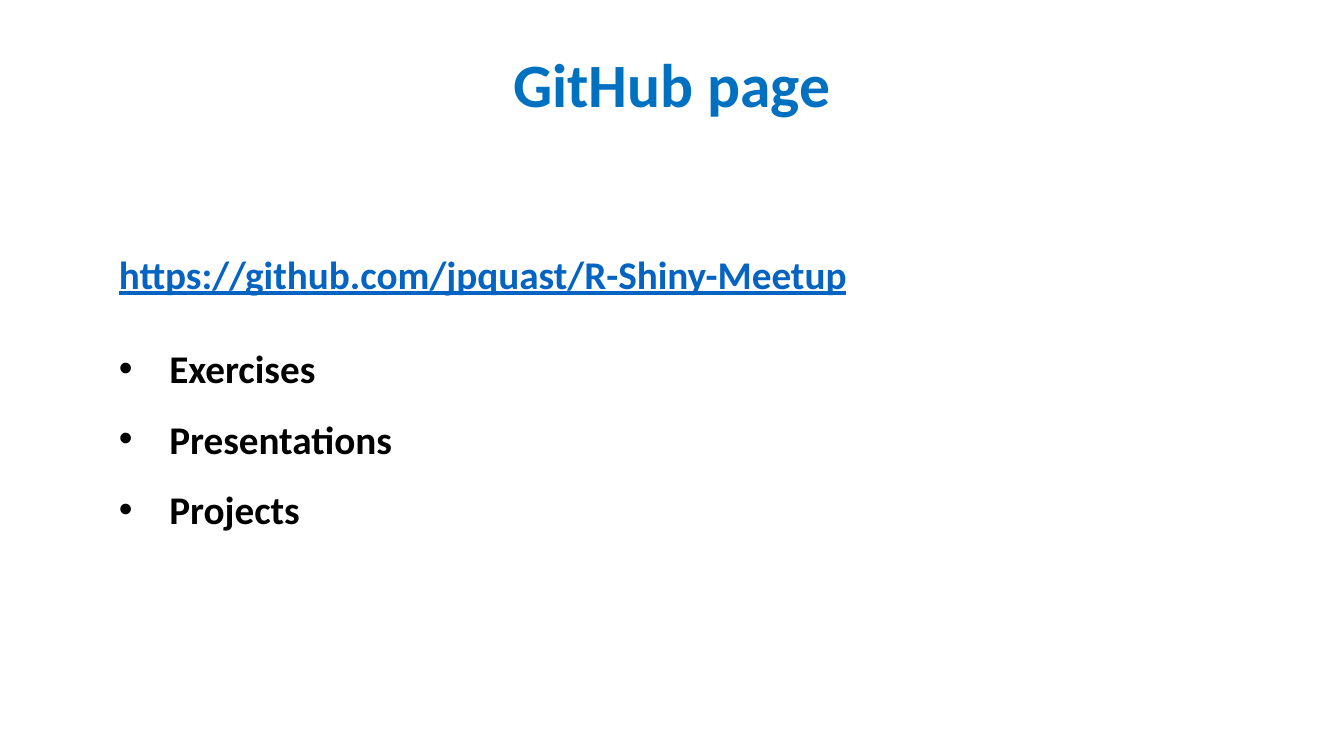
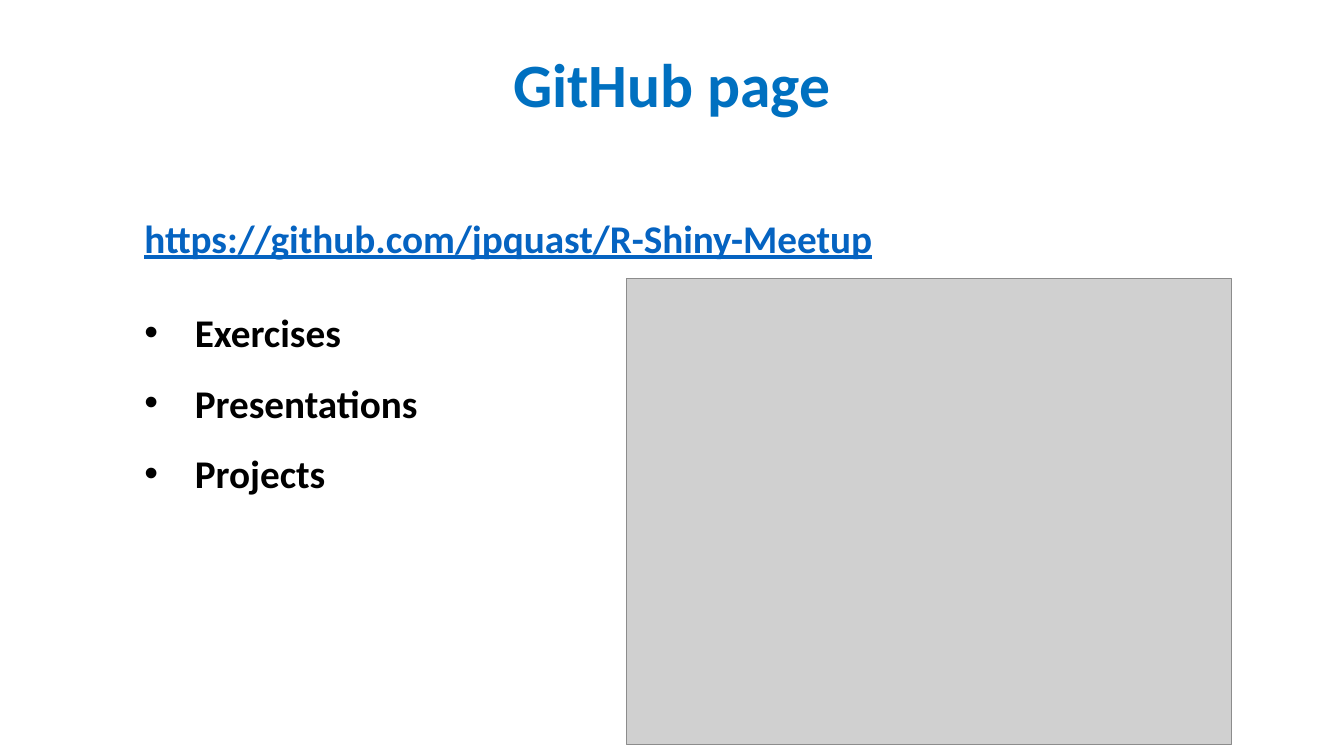
Before and after one commit to jpquast/R-Shiny-Meetup, a slide deck: slide 4 of Presentations/Intoduction.pptx. Drawn at 1344x756 pixels with LibreOffice and Linux fonts; fonts in the diff are those of the drawing; grey boxes stand for pictures. Boxes give left, top, right and bottom in pixels: in the first picture for what was removed or moved away, otherwise in the second. Text is boxed around its words. In the diff, an @@ line names an element or a change of style, - is before the commit and + after.

Commit message:
Update presentation

```diff
--- a/Presentations/Intoduction.pptx
+++ b/Presentations/Intoduction.pptx
@@ text "https://github.com/jpquast/R-Shiny-Meetup": place and size @@
-text "https://github.com/jpquast/R-Shiny-Meetup" at (119,261,847,531)
+text "https://github.com/jpquast/R-Shiny-Meetup" at (144,225,872,495)
@@ picture added at (627,278,1232,745) @@
```
Also in this commit, not shown: 3 slides added.
